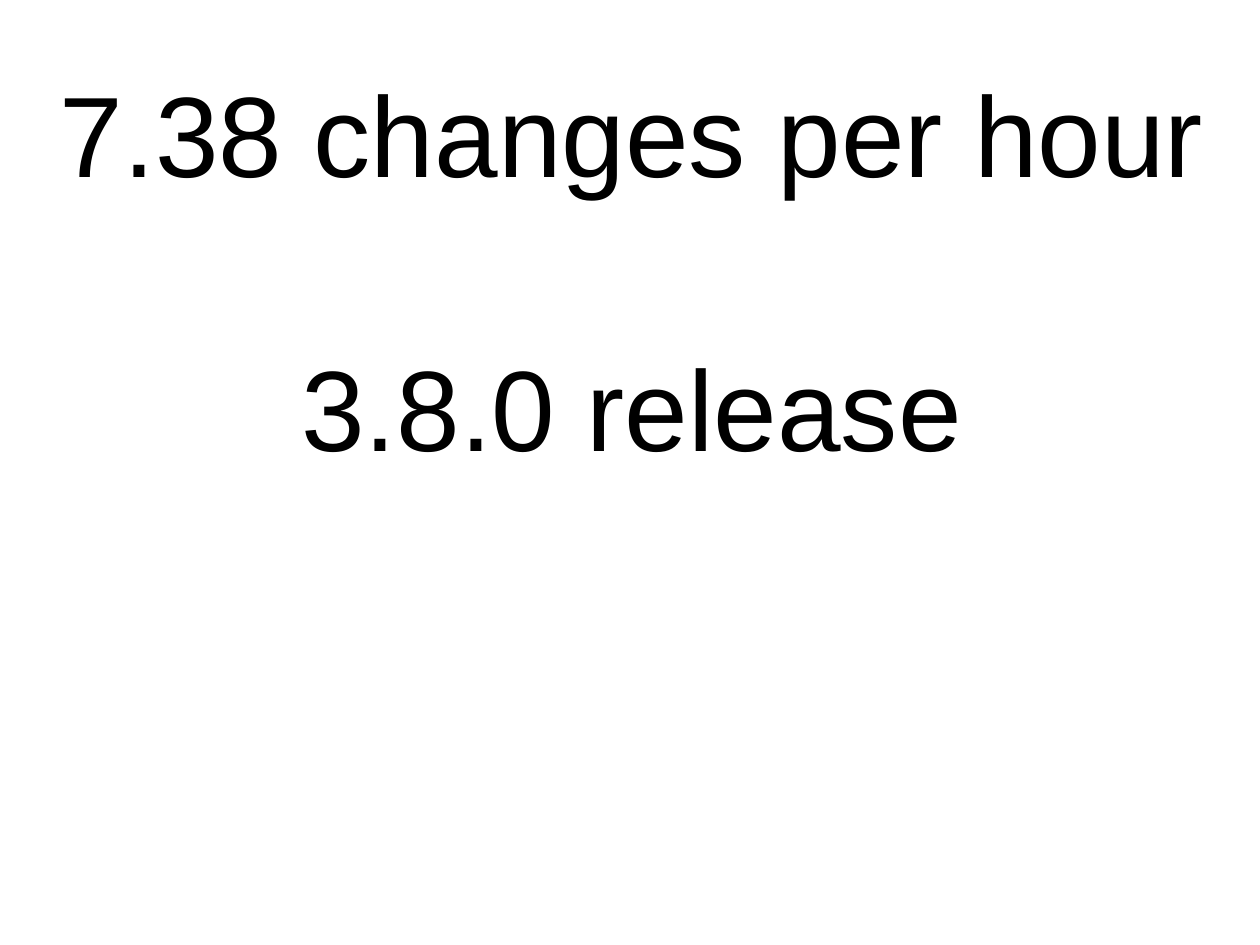
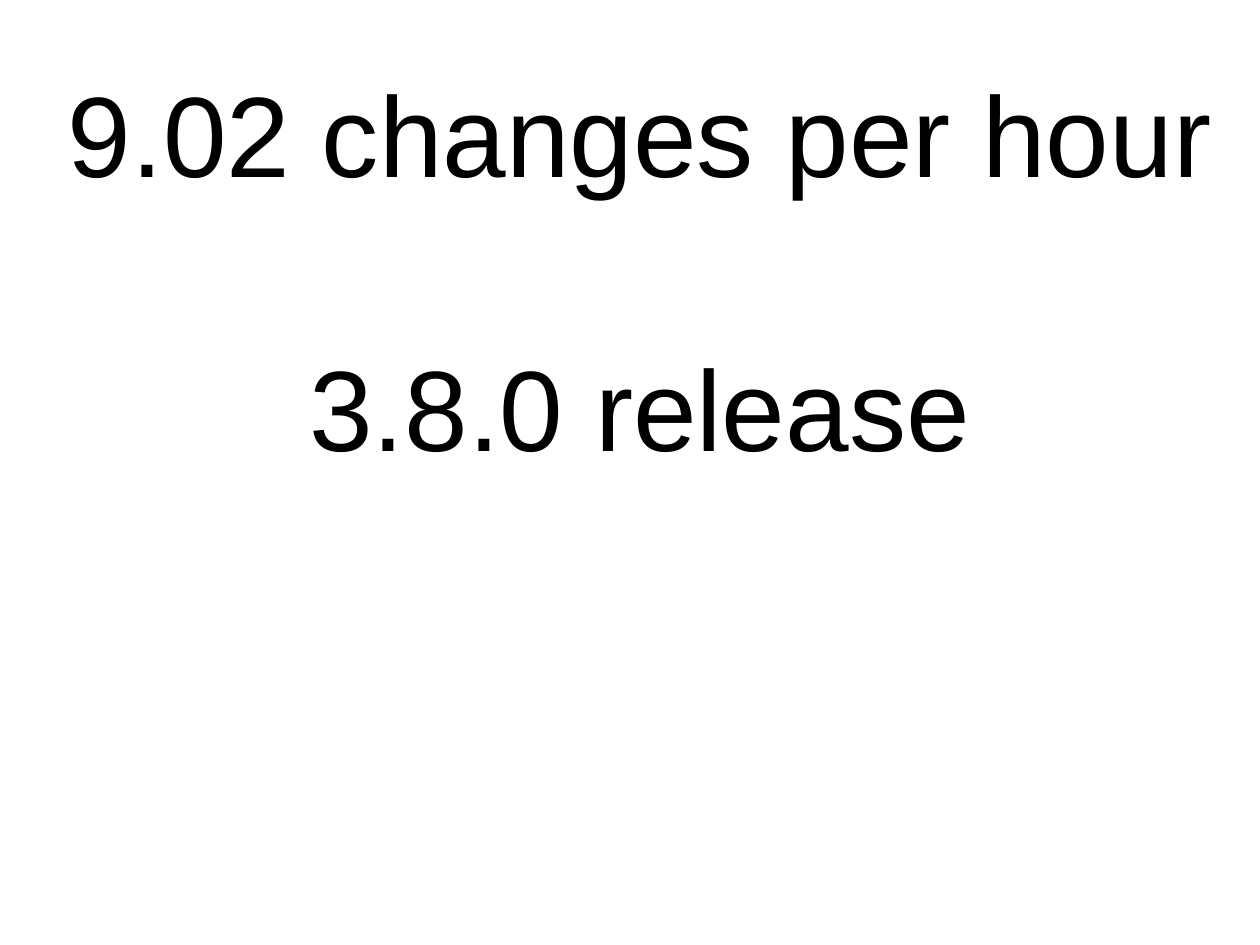
Before and after one commit to gregkh/kernel-development, a slide deck: slide 7 of kernel-development.odp. Drawn at 1260x945 pixels with LibreOffice and Linux fonts; fonts in the diff are those of the drawing. Boxes give left, top, right and bottom in pixels: in the first picture for what was removed or moved away, otherwise in the second. Text is boxed around its words. In the diff, an @@ line names an element or a change of style, - is before the commit and + after.

```diff
--- a/kernel-development.odp
+++ b/kernel-development.odp
@@ text at box(68, 94, 1211, 198): text changed @@
-7.38 changes per hour
+9.02 changes per hour
```
Also in this commit, not shown: 10 other slides changed, 1 other file.
